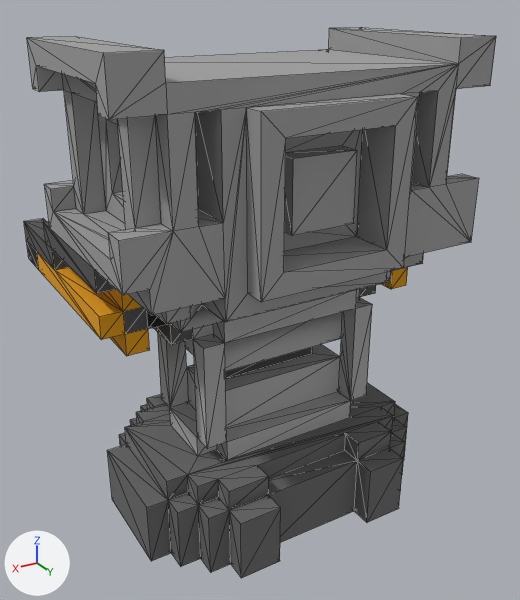
The OBJ model Project BLAZING/Assets/Models/New folder/enemyMech.obj as it was, and as the next commit left it.
Both versions are drawn from a 50 mm camera at (1.64, 2.76, 1.27) aimed at (-0.04, -0.03, -0.12). Every picture has the same lights, and +X, +Y and +Z are marked at lower left. Mesh edges are drawn as thin lines. Where no turn or scale is listed for an object, it has been applied to the vertices. Vertices at the same position are counted once.

Objects in the first picture: 'mech'.
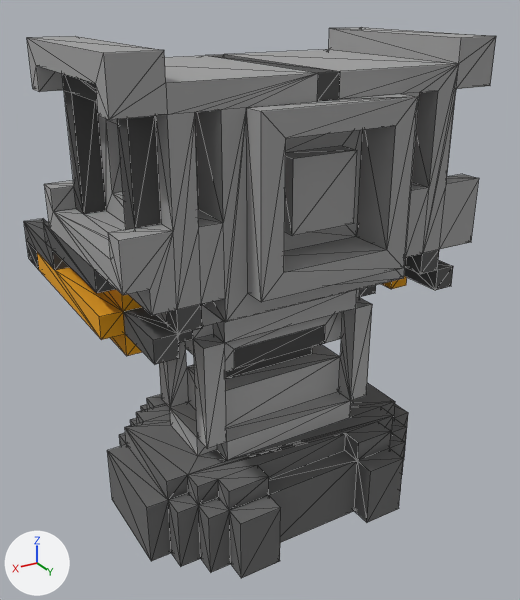
The newer file is also turned or shifted as a whole; pictures and numbers use the older file's frame.

Diff of the bpy script that builds the scene:
```diff
--- a/Project BLAZING/Assets/Models/New folder/enemyMech.obj.py
+++ b/Project BLAZING/Assets/Models/New folder/enemyMech.obj.py
@@ me_mech @@
 # used by ob_mech; location = (0.0, 0.0, 0.0)
-me_mech.from_pydata(...)  # 618 vertices, 1364 faces; spans x -0.84..0.86, y -0.87..0.63, z -1.1..1.1
+me_mech.from_pydata(...)  # 654 vertices, 1440 faces; spans x -0.84..0.86, y -0.87..0.63, z -1.1..1.1
+# me_mech part 1
+# 4 vertices are removed from x -0.44..0.56, y -0.17..0.53, z 0.1..0.2
+# 82 faces are deleted
+# 11 vertices are added at x -0.54..0.06, y -0.37..0.53, z 0.1..1.0
+# 11 new vertices lie (0.0, 0.1, 0.0) away from vertices in x -0.64..0.66, y -0.37..0.43, z -0.3..0.2
+# 6 new vertices lie (0.0, 0.3, 0.0) away from vertices in x -0.74..0.76, y 0.23, z 0.0..0.1
+# 5 new vertices lie (0.0, 0.0, 0.1) away from vertices in x -0.54..0.46, y -0.17..0.43, z -0.3..0.1
+# 7 new vertices lie (0.0, 0.0, -0.1) away from vertices in x -0.44..0.56, y -0.37..0.53, z 0.2..1.0
+# 158 new faces join them
+# me_mech part 2: 71 kept faces spanning x -0.74..0.76, y -0.67..0.43, z -0.4..1.0 get new texture (UV) coordinates
 me_mech.materials.append(mat_palette)
```

Changed parts and their boxes (x1, y1, x2, y2) in the pictures (520 x 600 px):
part 1 of me_mech, built on
    both: (123, 49, 479, 372)
part 2 of me_mech, surface changed (grey to black)
    both: (62, 74, 312, 374)
